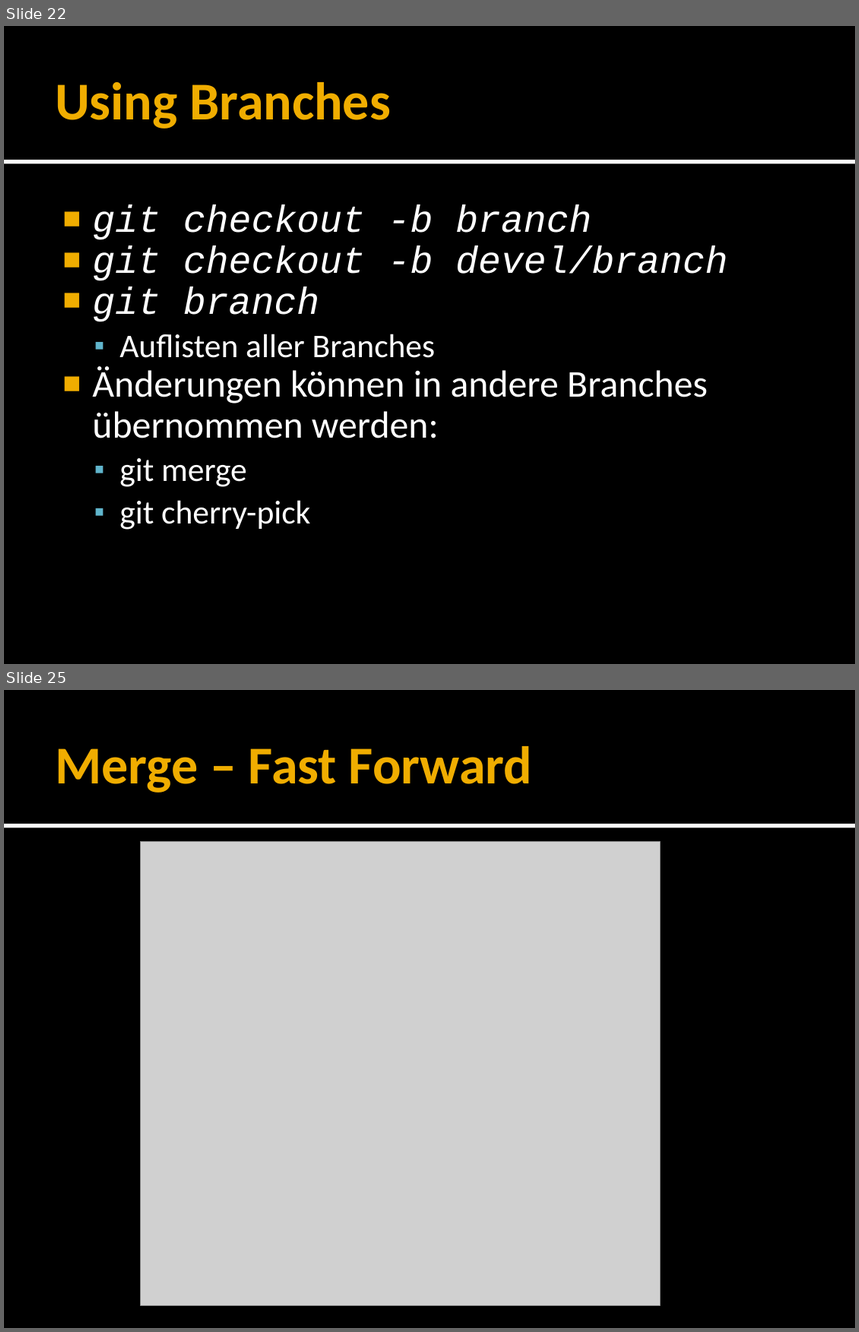
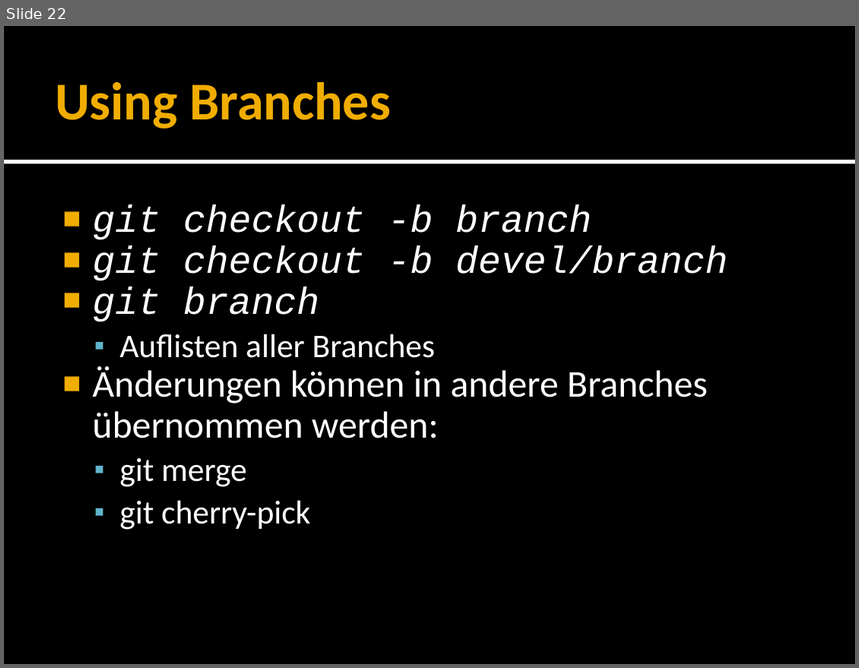
Before and after one commit to forki/GitTalk, a slide deck: GitTalk.pptx. Shown one above the other, each under a label of ours: slides 22 and 25 before the commit, slide 22 after it; the slides between them are not shown. The pictures are 859x1332 and 859x668 pixels, drawn with LibreOffice and Linux fonts; fonts in the diff are those of the drawing; grey boxes stand for pictures. Boxes give left, top, right and bottom in pixels: in the first picture for what was removed or moved away, otherwise in the second. Text is boxed around its words. In the diff, an @@ line names an element or a change of style, - is before the commit and + after.

```diff
--- a/GitTalk.pptx
+++ b/GitTalk.pptx
@@ slide 25 removed at box(4, 690, 855, 1328), background #000000; not listed: 2 template elements that a slide beside it also shows @@
@@ title removed at box(55, 746, 533, 793) @@
-Merge – Fast Forward
@@ picture removed at box(140, 841, 659, 1306) @@
```
Also in this commit, not shown: 4 slides changed, 2 slides added, 6 other slides removed.
